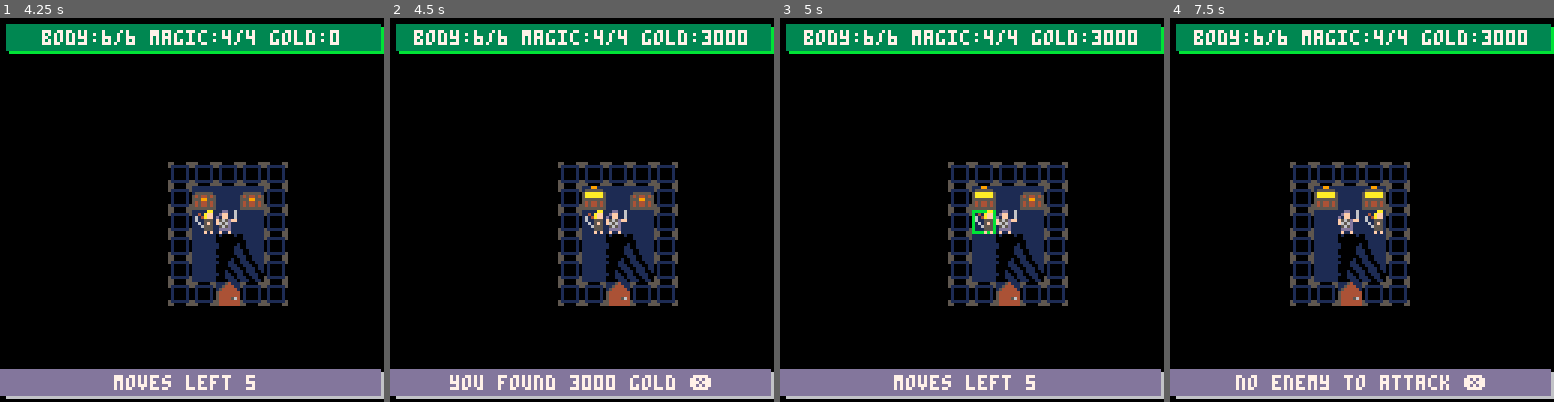
Above: before the commit, frames 1-4 (left to right).
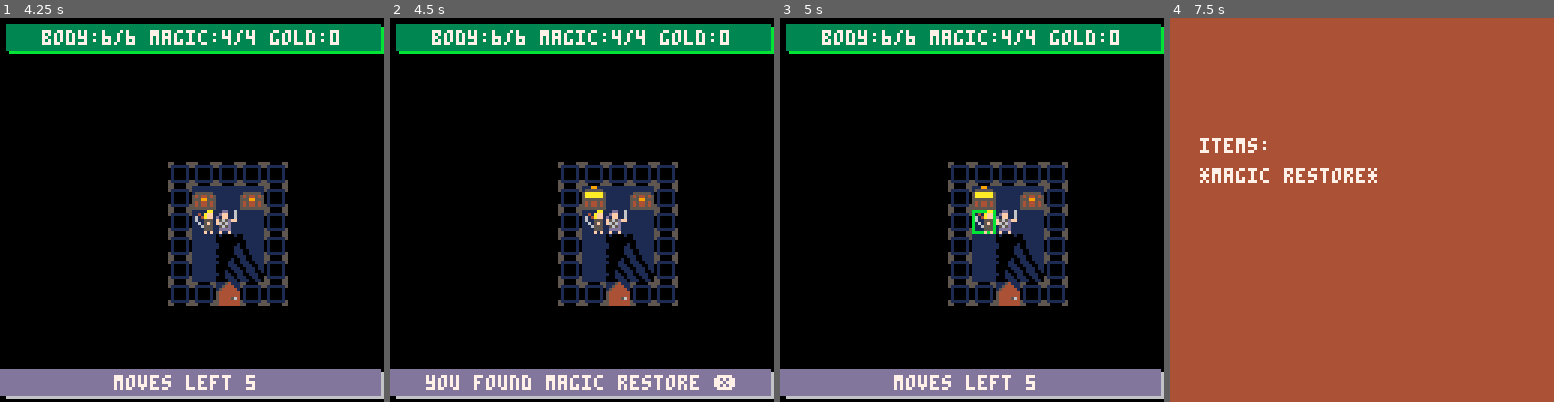
Above: after the commit, the same moments.

Repository: rad-corps/HQuest
Game: PICO-8 cartridge hq.p8
Same seed, same stepped clock (60 frames per second), same inputs: the game is played once before the commit and once after it.
Inputs:
- Up to frame 1 (4.25 s): tap O (Z key) at 0.33, 1.07, 2.22, 3.72 s; tap Down at 0.7 s; tap X (X key) at 1.43, 2.07, 2.82, 3.57 s; hold Up 1.97-2.63 s; hold Right 2.68-3.02 s; hold Down 3.07-3.73 s; hold Left 3.78-4.12 s; hold Up from 4.17 s (still down)
- Up to frame 2 (4.5 s): keep holding Up; tap X (X key) at 4.32 s
- Up to frame 3 (5 s): release Up at 4.5 s; hold Left from 4.55 s (still down)
- Up to frame 4 (7.5 s): release Left at 5.05 s; tap X (X key) every 0.75 s from 5.07 to 7.32 s; hold Right 5.1-5.93 s; tap O (Z key) at 5.22, 6.72 s; hold Up 5.98-6.65 s; hold Right 6.7-7.03 s; hold Down from 7.08 s (still down)

Frame 1 is identical in both runs. In frame 2, 2.8% of the frame differs, in the area x 6-93%, y 3-97%; in frame 3, 1.5%; in frame 4, 100%, in the area x 0-100%, y 0-100%.

Commit message:
magic restore item

Diff:
--- a/hq.p8
+++ b/hq.p8
@@ -58,7 +58,7 @@
 			,
 			--x,y,type,amount/strength
 			chest_data = [[
-				2, 19, 1, 3000|
+				2, 19, 3, -1|
 				4, 19, 2, -1|
 				22, 22, 2, -1|
 				21, 22, 2, -1|]]
@@ -607,12 +607,18 @@
 		if (btnp(5)) then
 			--get item type
 			local item = p.items[p.item_selection]
-			if item == 2 then -- potion
+			if item == 2 then -- heal potion
 				local old_bp = p.bp
 				p.bp += 4
 				if(p.bp > p.max_bp) p.bp = p.max_bp
 				gui.add_message("used potion of heal")
 				gui.add_message(p.bp - old_bp .. " body restored" )
+			elseif item == 3 then --todo magic restore
+				local old_mp = p.mp
+				p.mp += 4
+				p.mp = min(p.mp, p.max_mp)
+				gui.add_message("used magic restore")
+				gui.add_message(p.mp - old_mp .. " magic restored" )
 			end
 			del(p.items, p.items[p.item_selection])
 			app_state = game_state
@@ -1629,7 +1635,7 @@
 	if item_num == 2 then
 		ret = "heal potion"
 	elseif item_num == 3 then
-		ret = "strength potion"
+		ret = "magic restore"
 	end
 	return ret
 end
